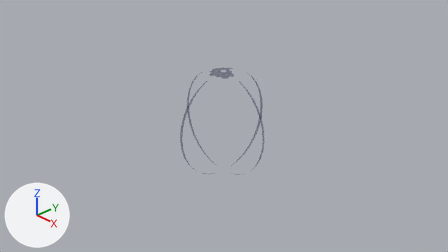
Renders of the Blender file Assets/StarGate.blend from each side of a commit.
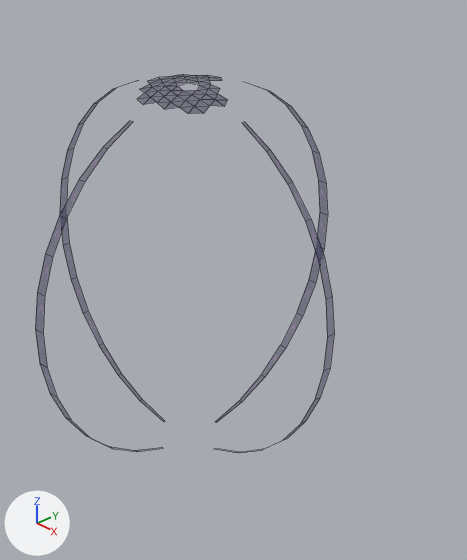
Each version is shown from the file's camera 'Camera', then close up on the part from 38% to 67% of the width and 18% to 81% of the height. Arrows for +X, +Y and +Z are at lower left; the lights stay in place. The close-ups show mesh edges as thin lines.

The scene before the commit, as lines of its bpy script (objects in view):
```python
me_sphere = bpy.data.meshes.new('Sphere')
me_sphere.from_pydata(...)  # 166 vertices, 130 faces; spans x -1.0..1.0, y -1.0..1.0, z -0.98..1.0
me_sphere.materials.append(mat_material_001)  # picture img_untitled
ob_sphere = bpy.data.objects.new('Sphere', me_sphere)
ob_sphere.location = (0.0, 0.0, 0.0)
```
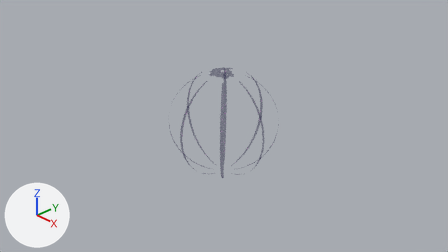
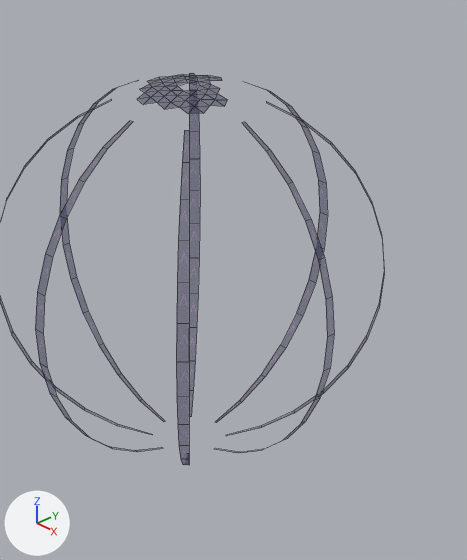
Boxes [x1, y1, x2, y2] around the edits, measured in the close-ups (467 x 560 px):
'Sphere', reshaped
    before: [35, 74, 334, 453]
    after: [0, 73, 384, 465]
part 1 of me_sphere, added
    after: [189, 73, 200, 417]
part 2 of me_sphere, added
    after: [226, 101, 384, 436]
part 3 of me_sphere, added
    after: [176, 131, 189, 465]
part 4 of me_sphere, added
    after: [0, 100, 153, 435]

The change, as a diff of the scene's bpy script:
```diff
--- a/Assets/StarGate.blend.py
+++ b/Assets/StarGate.blend.py
@@ me_sphere @@
 me_sphere.from_pydata(...)  # 166 vertices, 130 faces; spans x -1.0..1.0, y -1.0..1.0, z -0.98..1.0
 # used by ob_sphere; location = (0.0, 0.0, 0.0)
+# me_sphere part 1: the loose piece of 28 vertices spanning x -1.0..-0.19, y -0.02..0.02, z -0.98..0.92 is copied, and the copy is turned -45 degrees about the z axis through the mesh origin; it spans x -0.72..-0.13, y 0.13..0.72, z -0.98..0.92
+# me_sphere part 2: the loose piece of 28 vertices spanning x 0.19..1.0, y -0.02..0.02, z -0.98..0.92 is copied, and the copy is turned 45 degrees about the z axis through the mesh origin; it spans x 0.13..0.72, y 0.13..0.72, z -0.98..0.92
+# me_sphere part 3: the loose piece of 28 vertices spanning x 0.19..1.0, y -0.02..0.02, z -0.98..0.92 is copied, and the copy is turned -45 degrees about the z axis through the mesh origin; it spans x 0.13..0.72, y -0.72..-0.13, z -0.98..0.92
+# me_sphere part 4: the loose piece of 28 vertices spanning x -0.03..0.03, y -1.0..-0.19, z -0.98..0.92 is copied, and the copy is turned -45 degrees about the z axis through the mesh origin; it spans x -0.72..-0.13, y -0.72..-0.13, z -0.98..0.92
 me_sphere.materials.append(mat_material_001)
```
